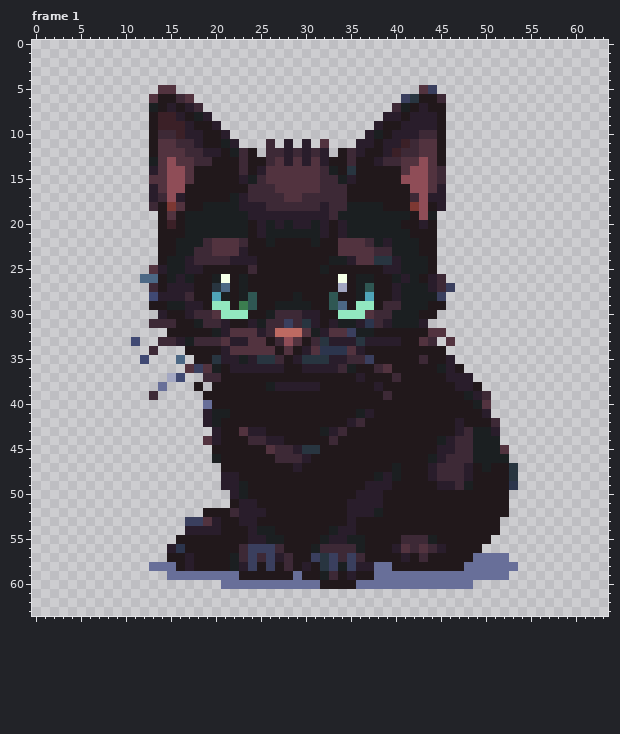
Pixel-art file: public/pet.aseprite. That is the earlier state.
64x64 pixels, 1 frame. Colours within 5 levels of each other are drawn and written as one. Shown: frame 1. The commit also changed other frames, which this record leaves out.
Once edited:
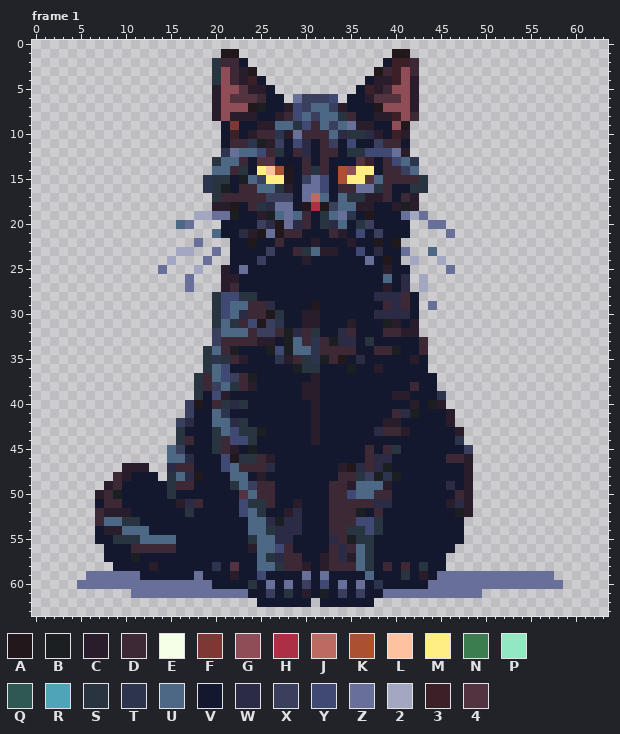
Palette (. is transparent): A #21181b  B #1b1f21  C #291d2b  D #3d2936  E #f5ffe8  F #7d3833  G #8f4d57  H #ad2f45  J #bd6a62  K #ab5130  L #ffc2a1  M #ffee83  N #3b7d4f  P #92e8c0  Q #2f5753  R #4fa4b8  S #283540  T #2c354d  U #4c6885  V #14182e  W #2b2b45  X #3a3f5e  Y #404973  Z #686f99  2 #a3a7c2  3 #3b2027  4 #52333f
Change:
Changed rows in their new state; - is an unchanged pixel.
Frame 1, layer "Layer 1":
first column x 5:
 1 ----------------AA-----------------AA-----------------
 2 ---------------SDDV---------------V33D----------------
 3 ---------------SGDCA-------------AD3GD----------------
 4 ---------------SGDC3V-----------VCC3GC----------------
 5 ---------..----CGG4CCV---------V3CDGGC..--------------
 6 --------.....--CG444DVV-ZXXXY-VVC444GC...-------------
 7 --------......-CGGGABVVCYXUUXCVVVAGGGC...-------------
 8 --------.......CGCCCVVCDYUXUUSDVVC-3GD...-------------
 9 --------........VFVVCCUUSYDUXUZCCVVGA....-------------
10 --------........V3VCDDTCZDDDUWSSWCV3-....-------------
11 --------........VDDTBCXVYWVDXVYVVXDDV....-------------
12 --------........TZUUY-SV-WVDDVSSYYYZC....-------------
13 --------.......SUU-V44VVVDVDVVV43V-YUT...-------------
14 --------.......UUDSVMLKAVDS-VKGMMVDDXU...-------------
15 --------......TSSVBUXMMAVXZYVKMM4UDDDDS..-------------
16 --------......TSBVD-UUSCVZZYV-DZZSDVVSS..-------------
17 --------.......SDDD--XXXVZJUVUSSCCDVDC...-------------
18 --------.......CCAVDSWZZVAHAXUUCCVVCBC...-------------
19 ---------....22ZZ-VV-BUZUDVSUZTVAVVVZ2Z.--------------
20 ---------..UZ...VVVVXWAZWDVSWUVSXVVVV..ZZ-------------
21 ---------......UVVWCAZADDVVVD-VYVXVVV...-Z------------
22 ---------....Z...VV-VVDVVVCVVVCVVAVA....--------------
23 ---------..22..Z.VVVVXVVDSUCCVVYVWVVZ..U--------------
24 ---------.2...Z..VVVXVVVVCVVVVVVZVAV.2..2-------------
25 --------.Z...2..CVZVVVVVVVVVVVVVVV-VV...-Z------------
26 -------.....Z...CCVVVVVVVVVVVVVVVVUVW.2..-------------
27 --------....Z...CDVVVVVVVVVVVVVVVVCVW.2...------------
28 --------.......SYYSSVVVVVVVVVVVVVWWWDV...-------------
29 --------.......SYUUDDWVVVV-VVVVVVV-WDV.Z.-------------
30 ---------......SYUWDDASVV--VVVVVVWWWWV..--------------
31 --------.......SUSDYAXTVVC-VVVCVVVBCVC.---------------
32 ----------.....XUUUDXXDBWDSVVWDVVVDDCC...-------------
33 ------.--......XDDDDCCVBUDTDBWWVSVVVVVD.-.------------
34 --------.---..SUDBVVVBYBUUTDDDDVVDDBVVD..-------------
35 -------.---.-.STSDCVVVTCD-TBDAVWVVVVVCV...------------
36 ------------..SUYVVVVVVVBSSVVV-VVCVVVVV....-----------
37 ----------..-S-UYXDBVVVVVVCVVVVVVVVVVVVV....----------
38 ---------.---SDXUSDCVVVVV--VVVVVVVVVVDVV.....---------
39 --------.----SVYCVVVVVVVVCCVVVVVVVVCCVVVT.....--------
40 ------------XAVDSWSVVVVVVVCVVVVVVVVVVCVBC.....--------
41 ------------XVVUTVVVVVVVVVCVVVVVVVVDWBVVVC....--------
42 -----------XWVVUUWSVVVVVVVCVVVVVVVCCVVVVVC.....-------
43 -----------SVVVSUYSSBVVVVVCVVVVVVWDDCVVVVV-....-------
44 -----------SDVVSDYYSVVVVVVCVVVVVVVVVVVVVVVT....-------
45 ----------UXVVVSDCVBVVVVVVVVVVVVDVDSVVVVVVVX....------
46 ----------UUWVVVY-SSDCVVVVVVVVVVDWWVVVVVV--C....------
47 -----CCC--WDDVVVYUDDDWVVVVVVVC-WDWBVVVVVVVV-.....-----
48 ----DCVVV-SUWAVVVUUVCVVVVVVVVDDSX-T-VVVVVVV-.....-----
49 ---CDVVVVVSDDVVVVSUXDDVVVVVVDDCUUU-VVVVVVWVC.....-----
50 --CDBVVVVVSVVVVVVV4UDDVVVVVVDDYUUDDVVVVVVVDC....------
51 --VDDVVVVVVCWDVVVVYSSDVVCVVVDDDDDWWVVVVVVCWC....------
52 --DCCCVVVVVVSVVVVVYUSVVCWVVVDDDBVDVVVVVVVVBC....------
53 --DUUSSVVVVVVVVVVVVUUWBWWVVVDDDYYSVVVVVVVVV....-------
54 --VCCUUUVVVVVVVVVVVUUSWWWVVVDDSSYSVVVVVVVVV....-------
55 --VVSSSUUUUVVVVVVVVSUUWWVVVVWD-SSVVVVVVVVVV...--------
56 ---VVVDDDDDVVVVVVVVCUUYDVVVV-W-USVVVVVVVVV...---------
57 ---VVVBVVVVVVVVVVVVVUSW-DVVCDWCUSVVVVVVVV.......------
58 ----VVVVCVVVVVVTV4VVUUS-D-VCDDDUSVDVDVSVV........-----
59 -ZZZZZZVVVVVV-VVVCVVYVVVVZVZVVVVUVVVSVCV--------ZZZZZ-
60 ZZZZZZZZZZZZZZZVVVVSV-V-VXVYVZV-VTVVVVV-----ZZZZZZZZZZ
61 ------ZZZZZZZZZZZZZVVXVSVCVBVXVXVVZZZZZZZZZZZ---------
62 --------------------VVVVVV-VVVVVV---------------------
Pixel boxes of the changes (left, top, right, bottom) in both pictures:
changed: (77, 49, 563, 607)
